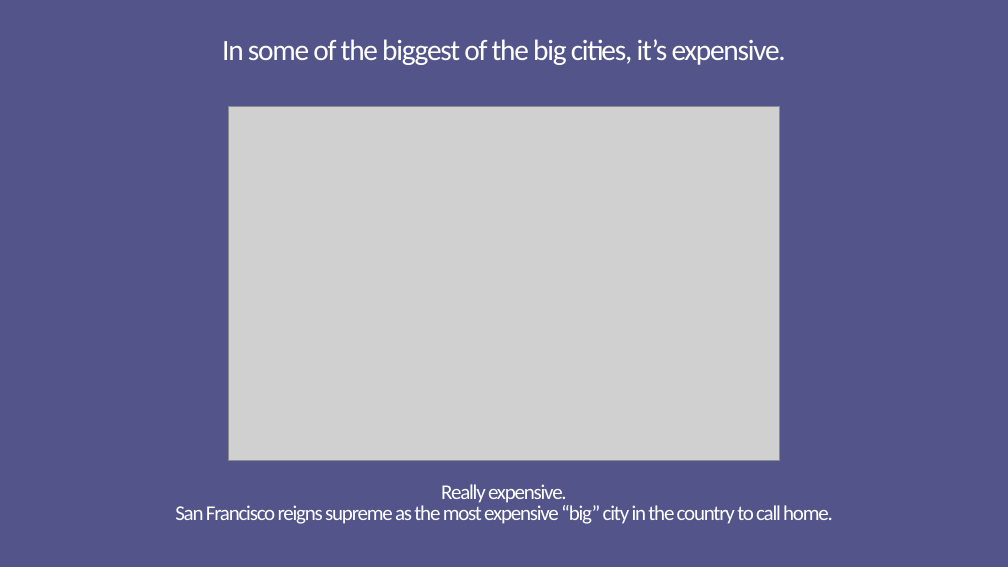
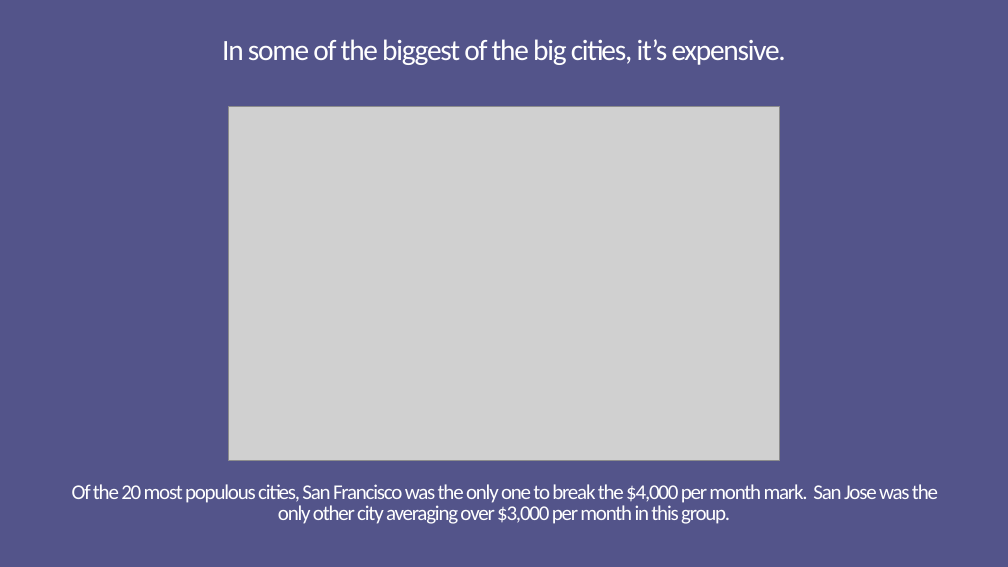
Before and after one commit to marcusmcb/group-project-1, a slide deck: slide 12 of resources/powerpoint/uci-rental-presentation.pptx (slide 11 before the commit). Drawn at 1008x567 pixels with LibreOffice and Linux fonts; fonts in the diff are those of the drawing; grey boxes stand for pictures. Boxes give left, top, right and bottom in pixels: in the first picture for what was removed or moved away, otherwise in the second. Text is boxed around its words. In the diff, an @@ line names an element or a change of style, - is before the commit and + after.

```diff
--- a/resources/powerpoint/uci-rental-presentation.pptx
+++ b/resources/powerpoint/uci-rental-presentation.pptx
@@ text at [72,484,938,524]: text changed @@
-Really expensive.
-San Francisco reigns supreme as the most expensive “big” city in the country to call home.
+Of the 20 most populous cities, San Francisco was the only one to break the $4,000 per month mark. San Jose was the only other city averaging over $3,000 per month in this group.
```
Also in this commit, not shown: 15 other slides changed, 4 slides added, 2 slides removed, 1 other file.
